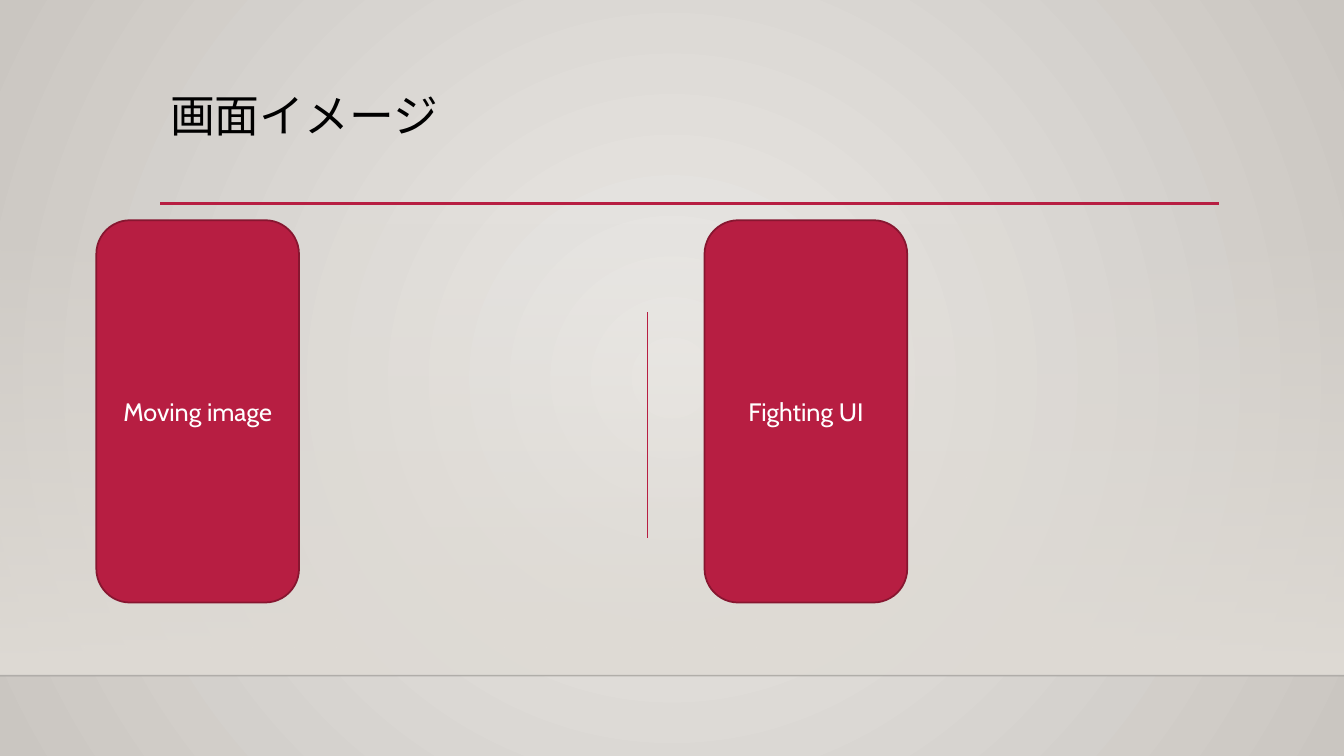
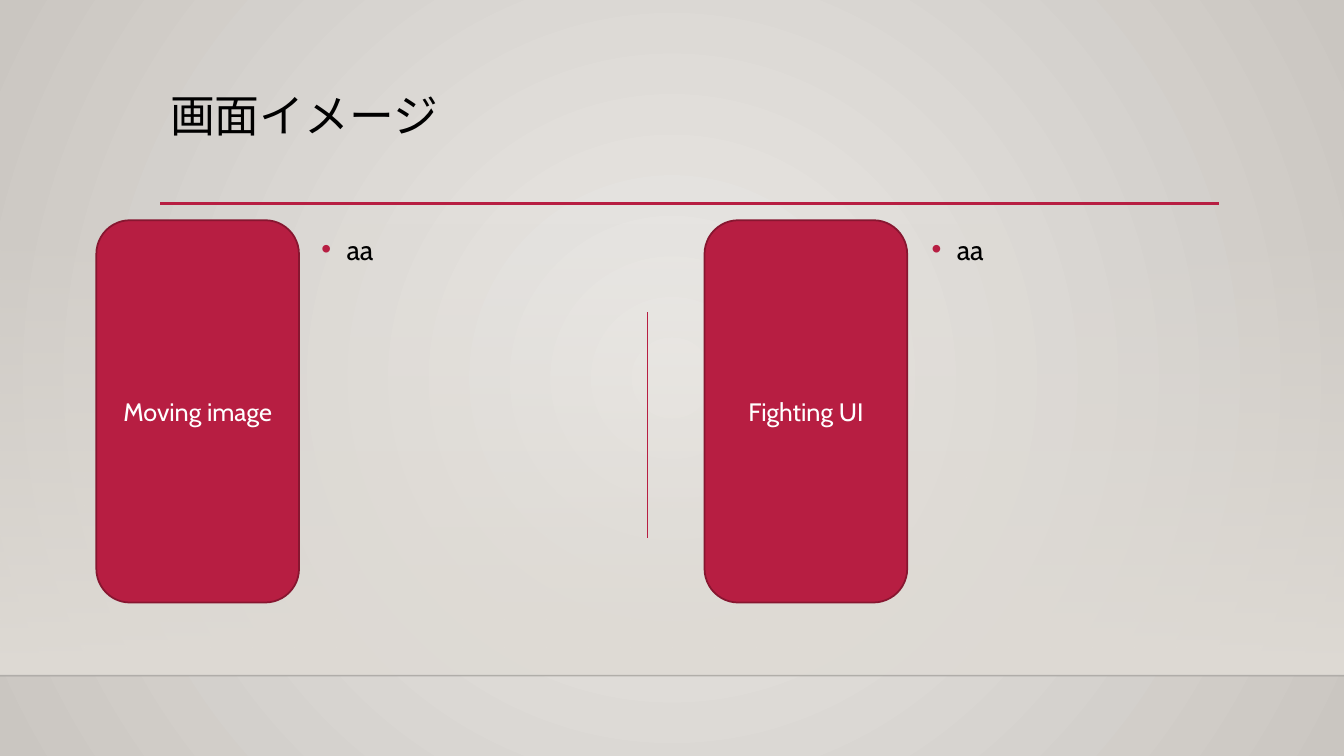
Before and after one commit to allundo/UnityChanSlash, a slide deck: slide 3 of Docs/Proposal_v0.0.1.pptx. Drawn at 1344x756 pixels with LibreOffice and Linux fonts; fonts in the diff are those of the drawing; background and template pictures are left out. Boxes give left, top, right and bottom in pixels: in the first picture for what was removed or moved away, otherwise in the second. Text is boxed around its words. In the diff, an @@ line names an element or a change of style, - is before the commit and + after.

```diff
--- a/Docs/Proposal_v0.0.1.pptx
+++ b/Docs/Proposal_v0.0.1.pptx
@@ text added at box(347, 246, 374, 261), 20 pt, text #000000 @@
+• aa
@@ text added at box(957, 246, 984, 261), 20 pt, text #000000 @@
+• aa
```
Also in this commit, not shown: 3 other slides changed, 1 slide added, 47 other files.
